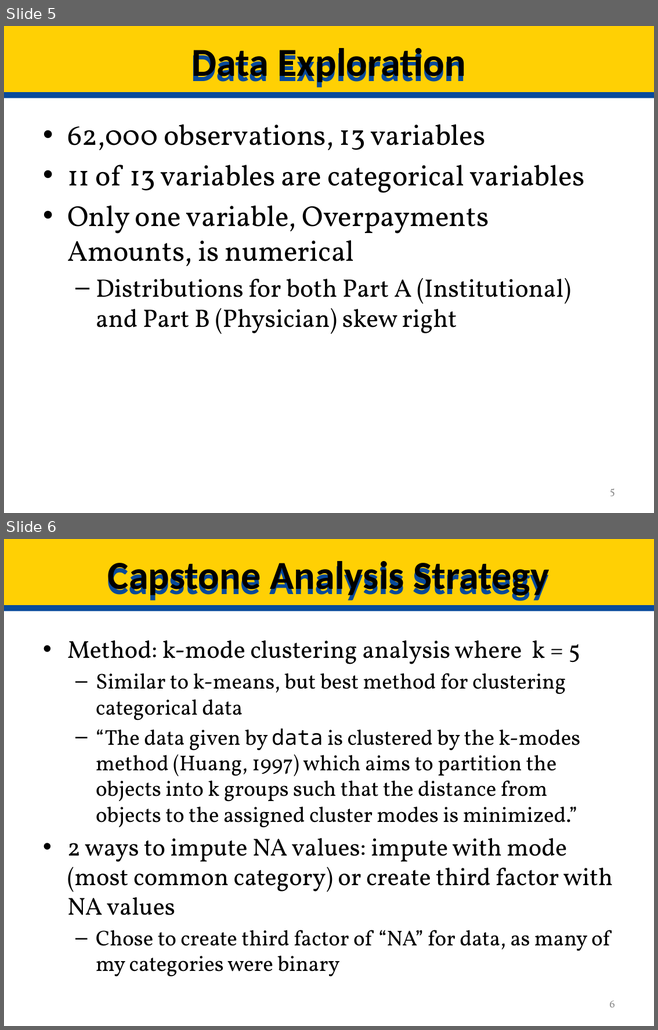
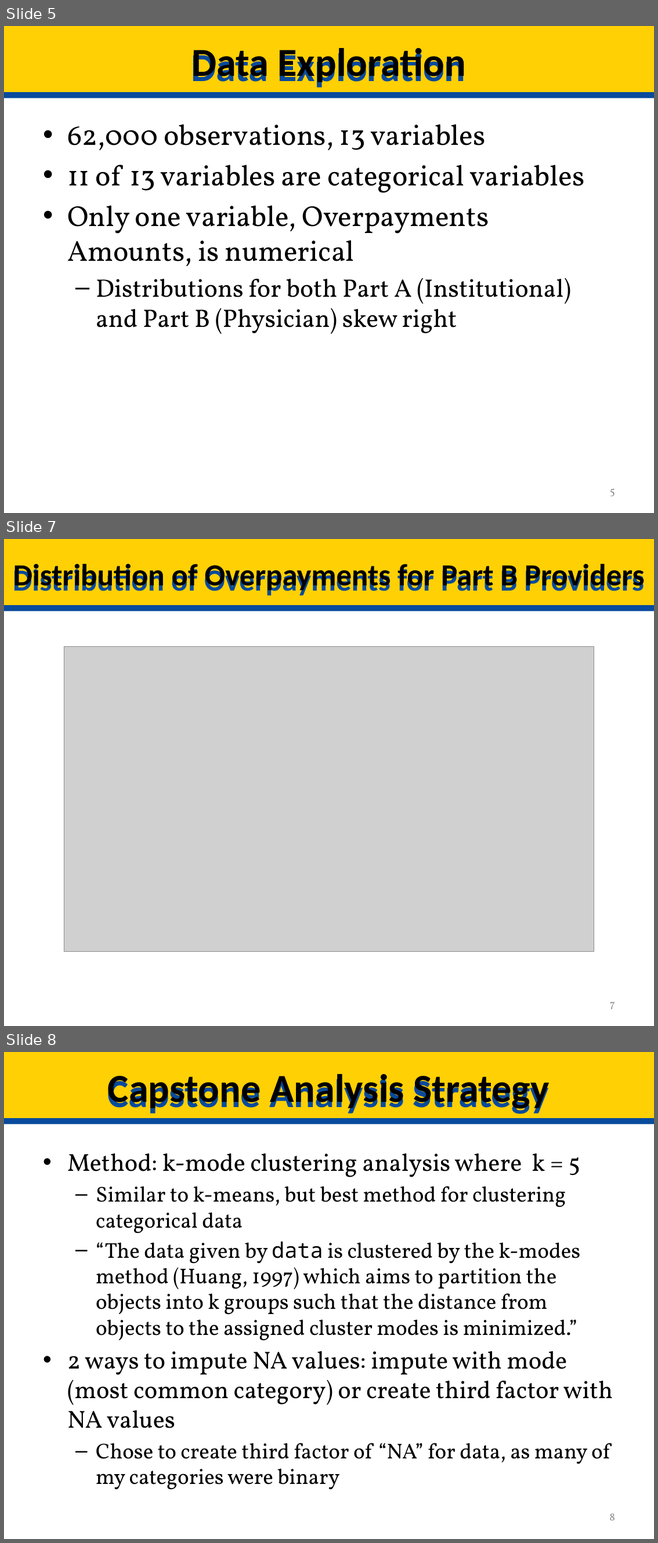
Before and after one commit to HHS/capstone.nadya.soto, a slide deck: 20180802 Capstone Presentation.pptx. Shown one above the other, each under a label of ours: slides 5 and 6 before the commit, slides 5, 7 and 8 after it; the slides between them are not shown. The pictures are 658x1030 and 658x1543 pixels, drawn with LibreOffice and Linux fonts; fonts in the diff are those of the drawing; grey boxes stand for pictures. Boxes give left, top, right and bottom in pixels: in the first picture for what was removed or moved away, otherwise in the second. Text is boxed around its words. In the diff, an @@ line names an element or a change of style, - is before the commit and + after.

```diff
--- a/20180802 Capstone Presentation.pptx
+++ b/20180802 Capstone Presentation.pptx
@@ slide 7 added at (4, 539, 654, 1026), background #FFFFFF; not listed: 2 template elements that a slide beside it also shows @@
@@ title added at (13, 560, 644, 592), 34 pt, text #000000, bold @@
+Distribution of Overpayments for Part B Providers
@@ picture added at (64, 647, 594, 952) @@
@@ page number added at (610, 1002, 615, 1009), 12 pt, text #8C8C8C @@
+7
@@ what was slide 6 is now slide 8 @@
@@ page number at (609, 1514, 614, 1521): text changed @@
-6
+8
```
Also in this commit, not shown: 1 slide changed, 1 other slide added.
